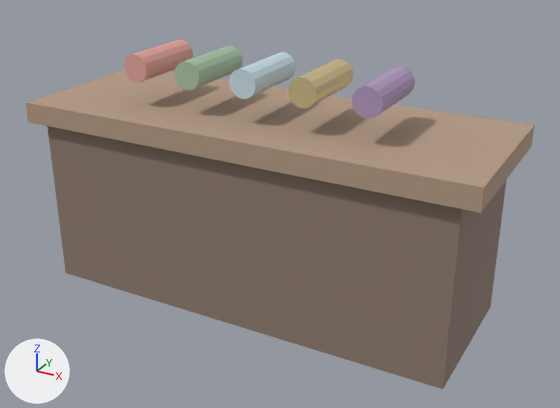
The glTF model public/builder-assets/openlife/mixology_bar.glb: old version first, new version second.
One viewpoint serves both versions: a 50 mm lens placed at (2.07, -3.64, 2.41), pointed at (0.09, -0.04, 0.61). Lighting does not change. The marker at lower left points along +X, +Y and +Z. The older version comes first. Where no turn or scale is listed for an object, it has been applied to the vertices.

Objects in the first picture: 'part_00', 'part_01', 'part_02', 'part_03', 'part_04', 'part_05', 'part_06'.
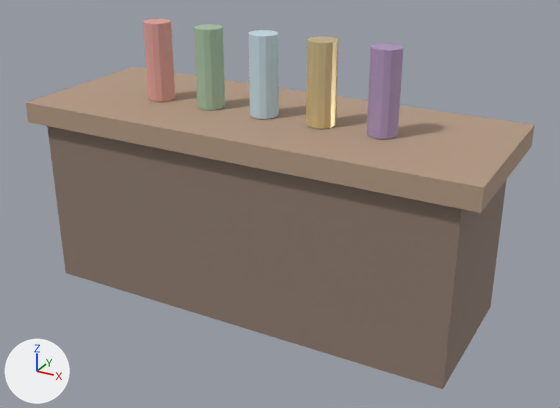
Boxes [x1, y1, x2, y2] around the edits, measured in the pictures (560 x 408 px):
'part_06', moved, turned
    before: [352, 66, 415, 119]
    after: [367, 43, 403, 139]
'part_05', moved, turned
    before: [288, 59, 353, 108]
    after: [306, 37, 339, 129]
'part_04', moved, turned
    before: [229, 52, 296, 99]
    after: [248, 30, 279, 119]
'part_03', moved, turned
    before: [175, 46, 243, 90]
    after: [194, 24, 225, 110]
'part_02', moved, turned
    before: [124, 40, 193, 83]
    after: [143, 19, 175, 102]

The edits, one by one:
Object 'part_02' (ob_part_02) moves from (0.0, 0.0, 0.0) to (0.0, 1.31, 1.41).
Object 'part_02' (ob_part_02) turns from (0, 0, 0) to (90, 0, 0) degrees about x, y and z.
Object 'part_03' (ob_part_03) moves from (0.0, 0.0, 0.0) to (0.0, 1.31, 1.41).
Object 'part_03' (ob_part_03) turns from (0, 0, 0) to (90, 0, 0) degrees about x, y and z.
Object 'part_04' (ob_part_04) moves from (0.0, 0.0, 0.0) to (0.0, 1.31, 1.41).
Object 'part_04' (ob_part_04) turns from (0, 0, 0) to (90, 0, 0) degrees about x, y and z.
Object 'part_05' (ob_part_05) moves from (0.0, 0.0, 0.0) to (0.0, 1.31, 1.41).
Object 'part_05' (ob_part_05) turns from (0, 0, 0) to (90, 0, 0) degrees about x, y and z.
Object 'part_06' (ob_part_06) moves from (0.0, 0.0, 0.0) to (0.0, 1.31, 1.41).
Object 'part_06' (ob_part_06) turns from (0, 0, 0) to (90, 0, 0) degrees about x, y and z.
